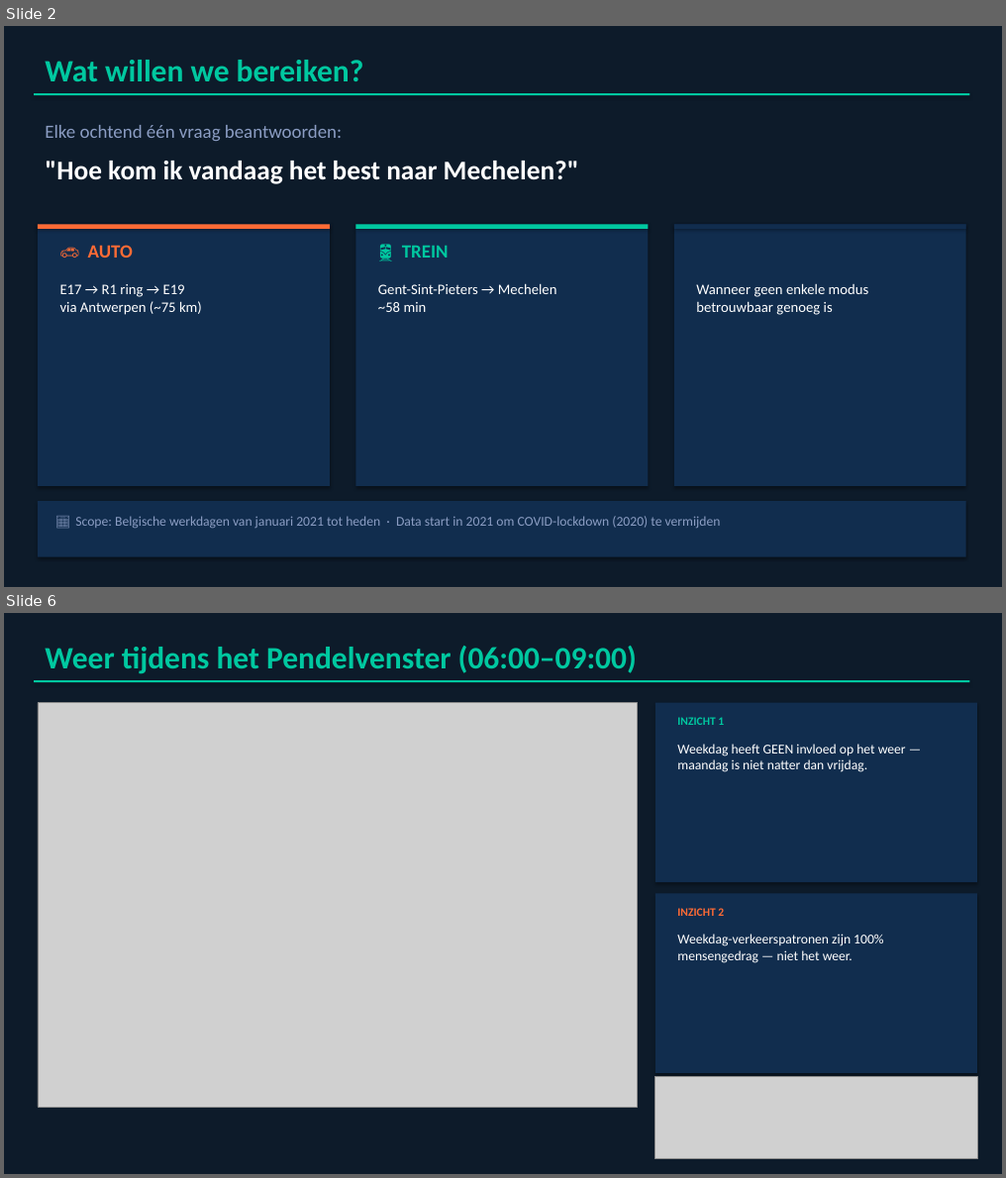
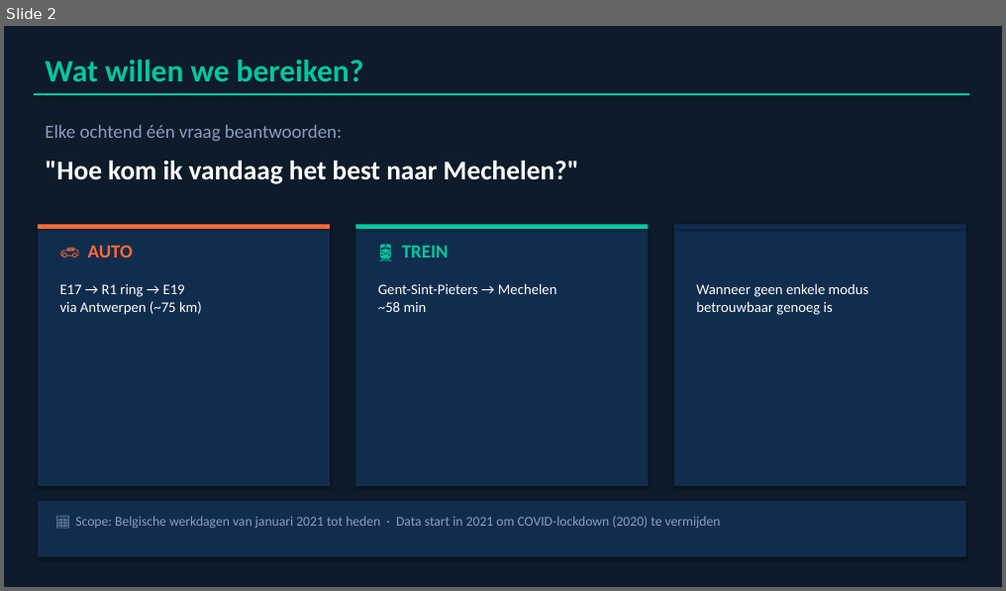
Before and after one commit to MaximeMylle/trafic_forecast_datascience, a slide deck: Gent_Mechelen_Presentatie.pptx. Shown one above the other, each under a label of ours: slides 2 and 6 before the commit, slide 2 after it; the slides between them are not shown. The pictures are 1006x1178 and 1006x591 pixels, drawn with LibreOffice and Linux fonts; fonts in the diff are those of the drawing; grey boxes stand for pictures. Boxes give left, top, right and bottom in pixels: in the first picture for what was removed or moved away, otherwise in the second. Text is boxed around its words. In the diff, an @@ line names an element or a change of style, - is before the commit and + after.

```diff
--- a/Gent_Mechelen_Presentatie.pptx
+++ b/Gent_Mechelen_Presentatie.pptx
@@ slide 6 removed at (4,613,1002,1174), background #0D1B2A @@
@@ text removed at (45,646,637,674) @@
-Weer tijdens het Pendelvenster (06:00–09:00)
@@ rectangle removed at (34,680,969,682) @@
@@ picture removed at (38,703,637,1107) @@
@@ rectangle removed at (655,703,977,882) @@
@@ text removed at (677,717,724,725) @@
-INZICHT 1
@@ text removed at (677,744,906,772) @@
-Weekdag heeft GEEN invloed op het weer — maandag is niet natter dan vrijdag.
@@ rectangle removed at (655,894,977,1073) @@
@@ text removed at (677,908,724,916) @@
-INZICHT 2
@@ text removed at (677,934,883,963) @@
-Weekdag-verkeerspatronen zijn 100% mensengedrag — niet het weer.
@@ picture removed at (655,1077,977,1159) @@
```
Also in this commit, not shown: 11 slides changed, 3 slides added, 4 other slides removed.
